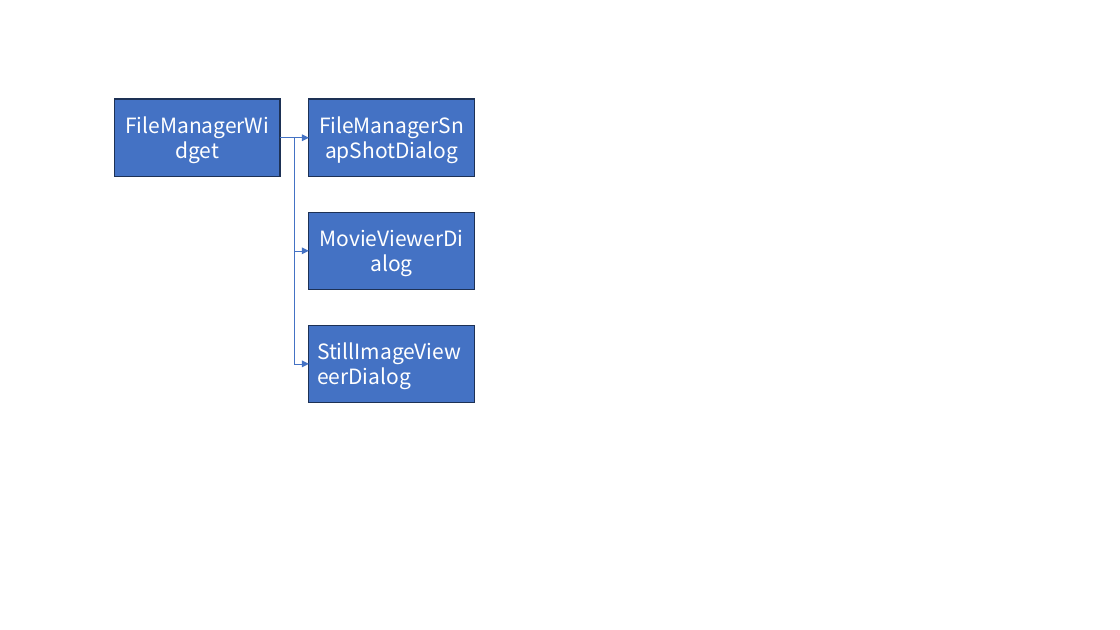
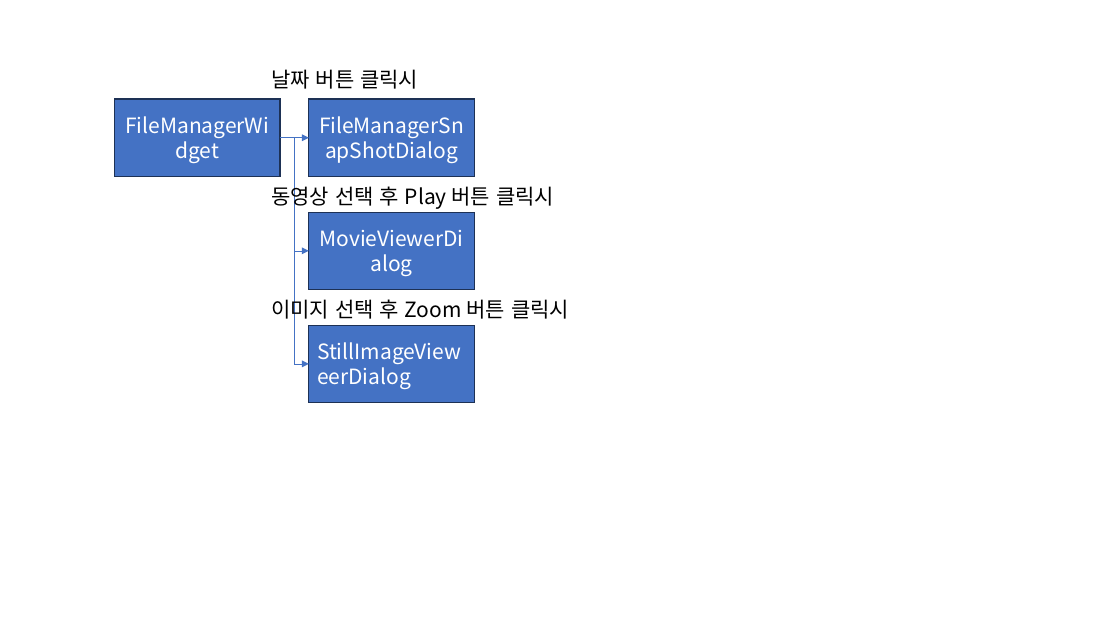
Before and after one commit to wruwami/TPCAM-M30, a slide deck: slide 7 of doc/TPCAM-M30 클래스 흐름도.pptx. Drawn at 1120x630 pixels with LibreOffice and Linux fonts; fonts in the diff are those of the drawing. Boxes give left, top, right and bottom in pixels: in the first picture for what was removed or moved away, otherwise in the second. Text is boxed around its words. In the diff, an @@ line names an element or a change of style, - is before the commit and + after.

```diff
--- a/doc/TPCAM-M30 클래스 흐름도.pptx
+++ b/doc/TPCAM-M30 클래스 흐름도.pptx
@@ text added at (271, 69, 418, 89), 18 pt, text #000000 @@
+날짜 버튼 클릭시
@@ text added at (271, 183, 554, 209), 18 pt, text #000000 @@
+동영상 선택 후 Play 버튼 클릭시
@@ text added at (271, 296, 569, 322), 18 pt, text #000000 @@
+이미지 선택 후 Zoom 버튼 클릭시
```
Also in this commit, not shown: 6 other slides changed.
